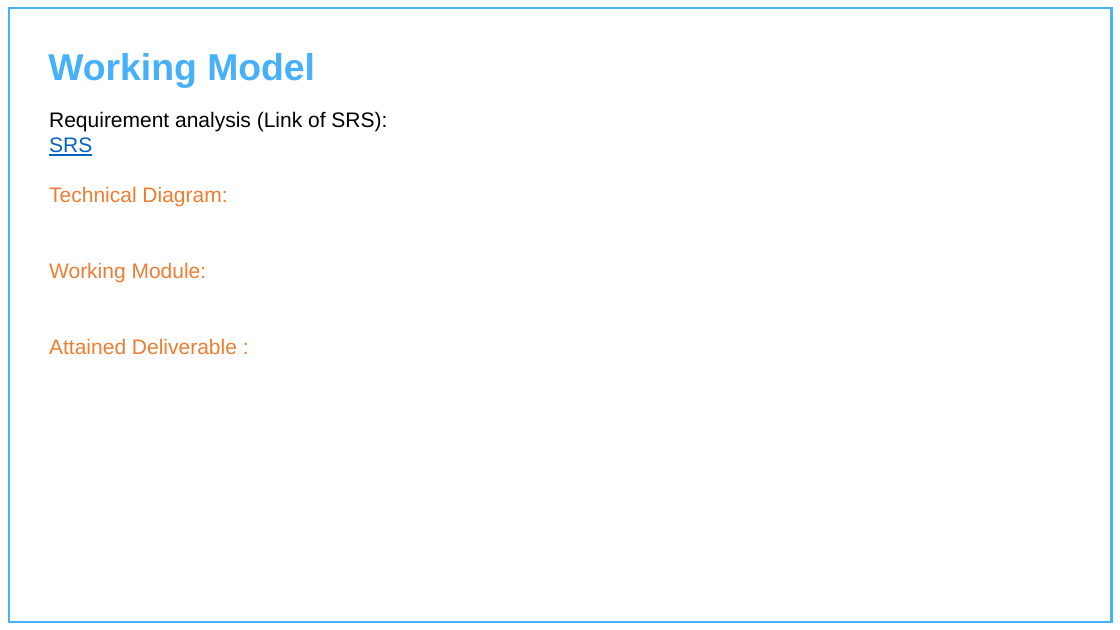
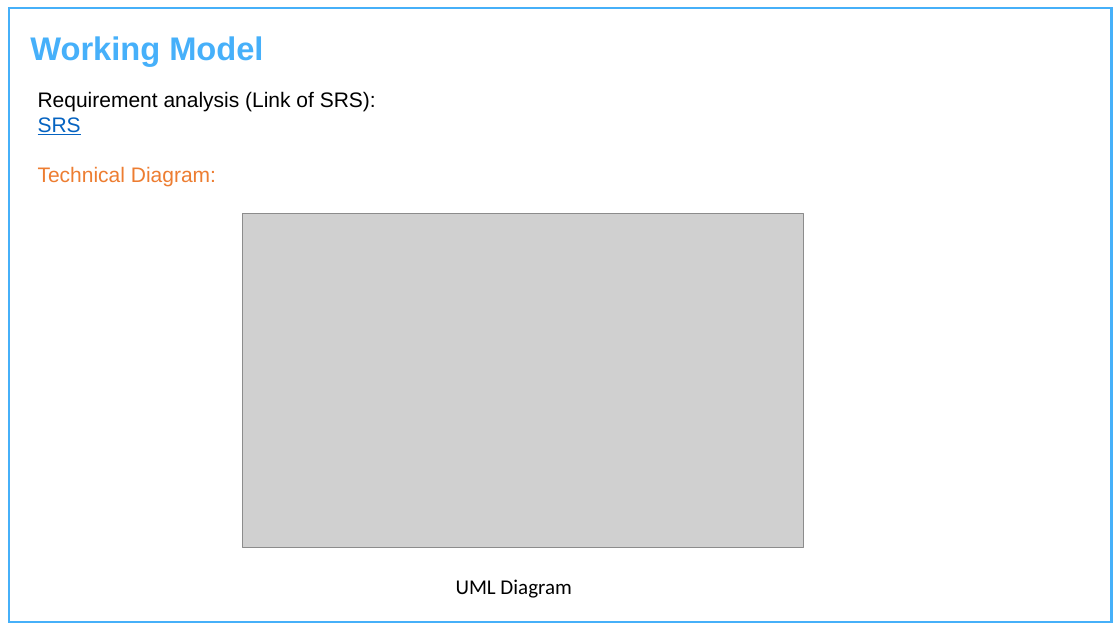
Before and after one commit to Charu-2718/PCause, a slide deck: slide 16 of Presentation.pptx. Drawn at 1120x630 pixels with LibreOffice and Linux fonts; fonts in the diff are those of the drawing; grey boxes stand for pictures; background and template pictures are left out. Boxes give left, top, right and bottom in pixels: in the first picture for what was removed or moved away, otherwise in the second. Text is boxed around its words. In the diff, an @@ line names an element or a change of style, - is before the commit and + after.

```diff
--- a/Presentation.pptx
+++ b/Presentation.pptx
@@ text "Working Model": place and size @@
-text "Working Model" at [48,53,315,87]
+text "Working Model" at [30,36,263,66]
@@ text "Working Model" at [30,36,263,66]: size 32 to 28 pt @@
@@ text "Requirement analysis (Link of SRS):": place and size @@
-text "Requirement analysis (Link of SRS):" at [49,111,387,354]
+text "Requirement analysis (Link of SRS):" at [38,91,376,187]
@@ picture added at [243,213,803,548] @@
@@ text at [49,262,237,354]: paragraphs removed @@
-Working Module:
-Attained Deliverable :
@@ text added at [456,579,571,598], 18 pt, text #000000 @@
+UML Diagram
```
Also in this commit, not shown: 2 other slides changed, 3 slides added, 1 other file.
